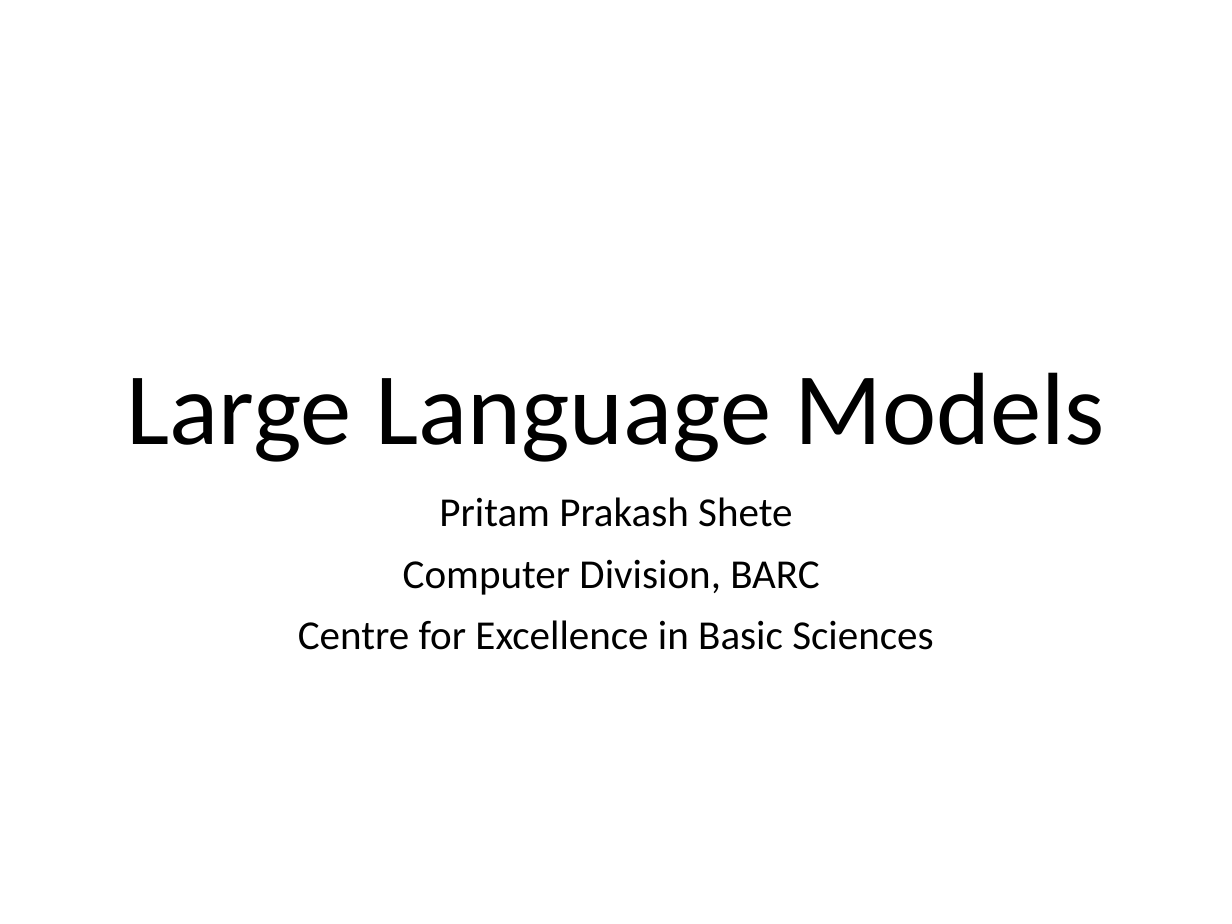
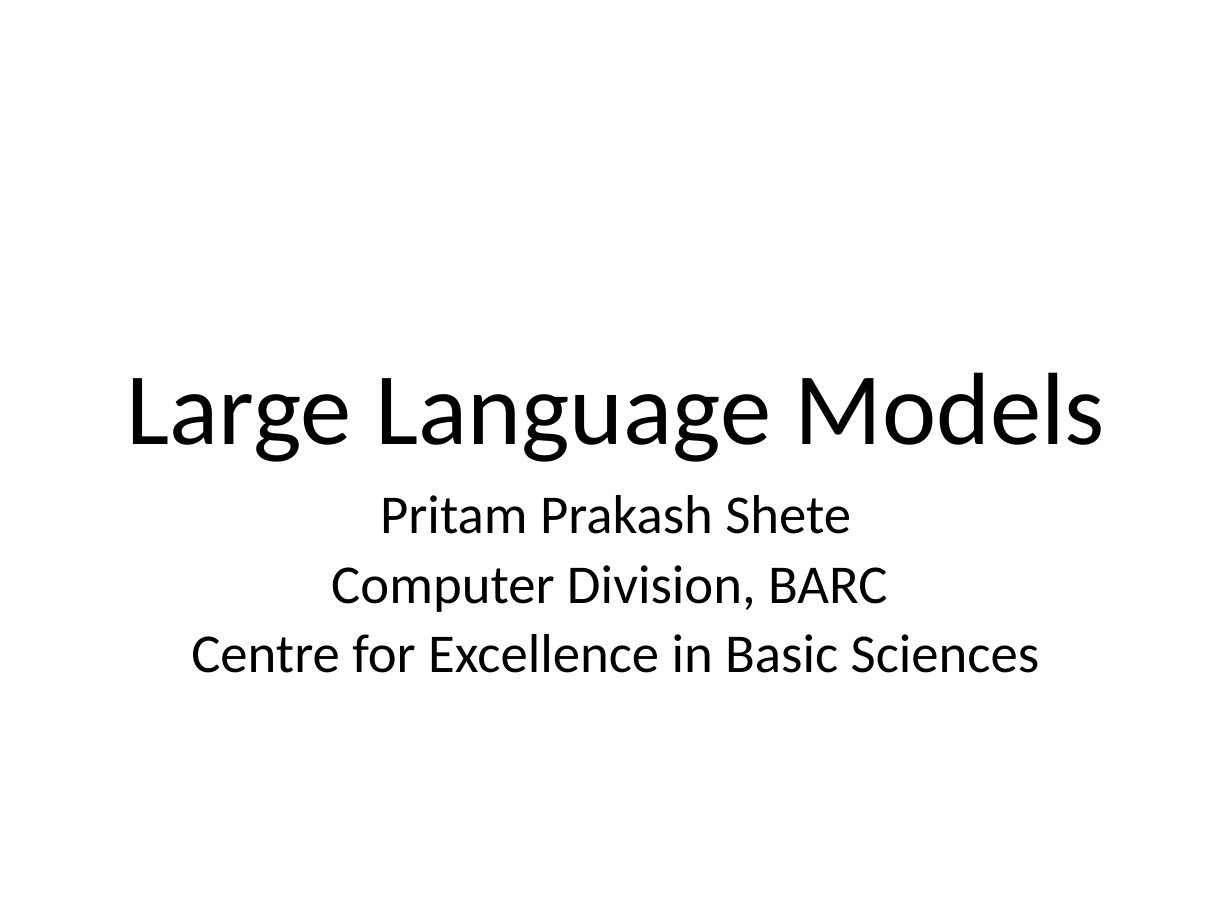
Before and after one commit to look4pritam/LargeLanguageModels, a slide deck: slide 1 of Presentations/LargeLanguageModels.pptx. Drawn at 1232x924 pixels with LibreOffice and Linux fonts; fonts in the diff are those of the drawing. Boxes give left, top, right and bottom in pixels: in the first picture for what was removed or moved away, otherwise in the second. Text is boxed around its words. In the diff, an @@ line names an element or a change of style, - is before the commit and + after.

```diff
--- a/Presentations/LargeLanguageModels.pptx
+++ b/Presentations/LargeLanguageModels.pptx
@@ subtitle "Pritam Prakash Shete" at [191, 495, 1040, 673]: size 24 to 32 pt; line spacing 0.9 to 0.8 @@
```
Also in this commit, not shown: 1 other slide changed, 9 slides added.
